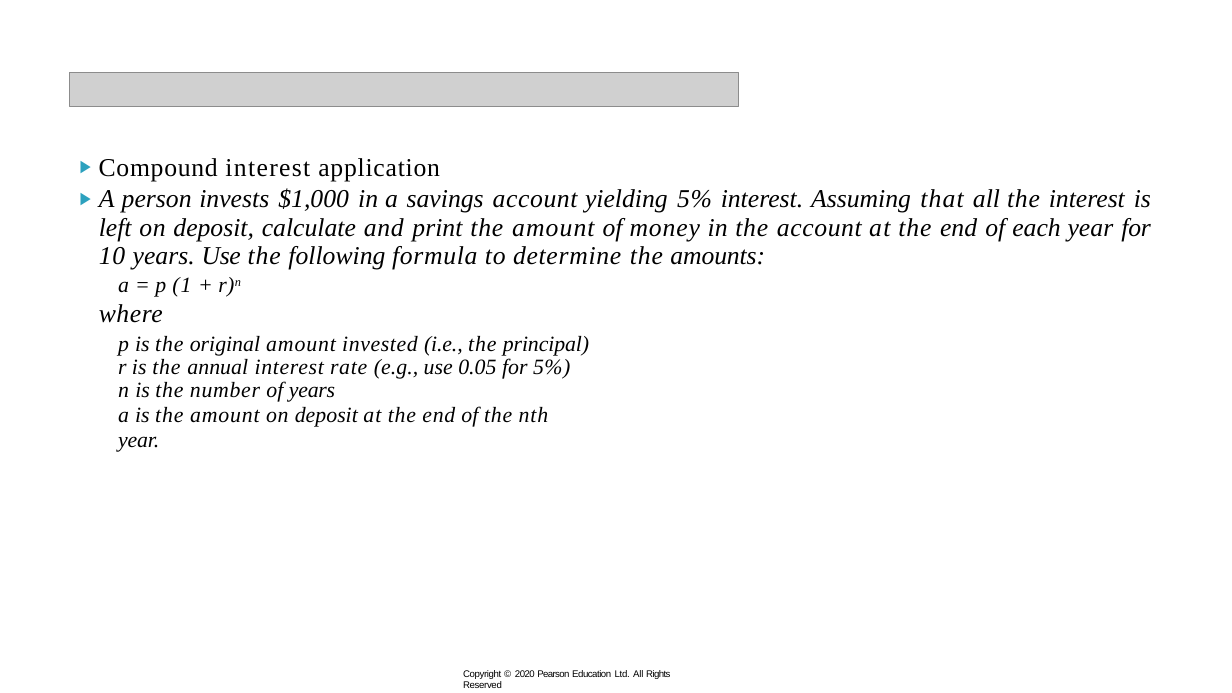
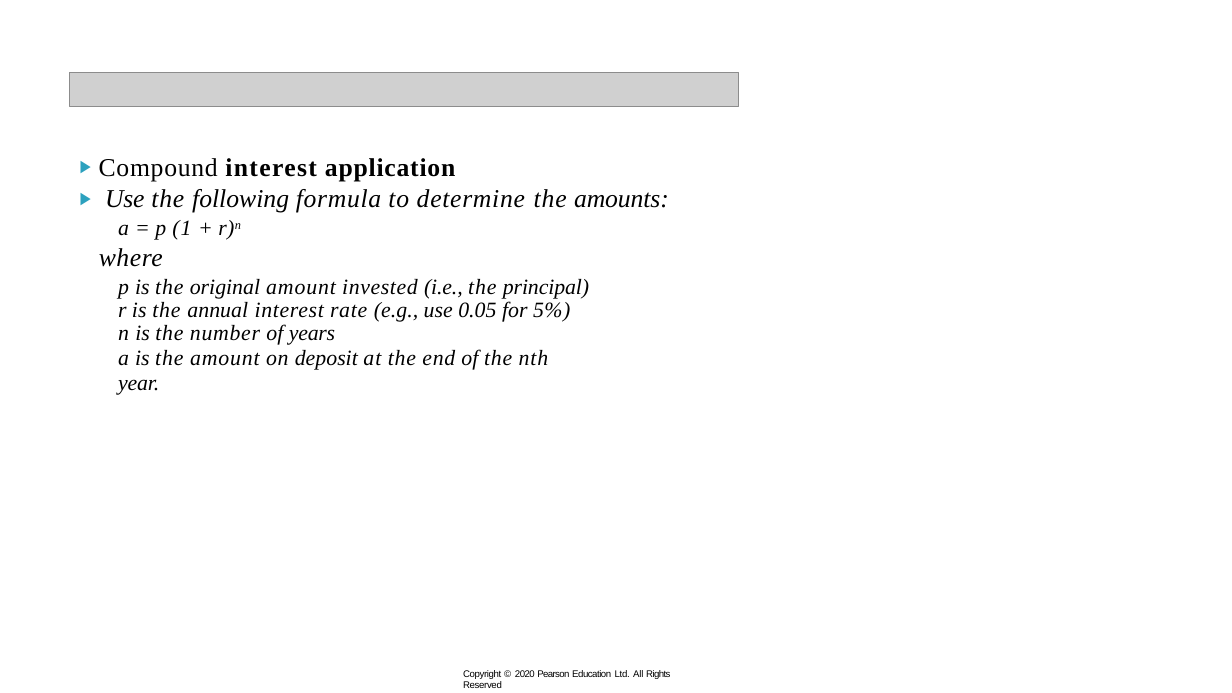
Before and after one commit to xiaoleibi/DMU26, a slide deck: slide 14 of ppt/uge39Loops_part1.pptx. Drawn at 1232x693 pixels with LibreOffice and Linux fonts; fonts in the diff are those of the drawing; grey boxes stand for pictures. Boxes give left, top, right and bottom in pixels: in the first picture for what was removed or moved away, otherwise in the second. Text is boxed around its words. In the diff, an @@ line names an element or a change of style, - is before the commit and + after.

```diff
--- a/ppt/uge39Loops_part1.pptx
+++ b/ppt/uge39Loops_part1.pptx
@@ text at [99,158,455,182]: bold on in "interest application" @@
@@ text at [105,189,669,213]: text changed @@
-▶ A person invests $1,000 in a savings account yielding 5% interest. Assuming that all the interest is left on deposit, calculate and print the amount of money in the account at the end of each year for 10 years. Use the following formula to determine the amounts:
+▶ Use the following formula to determine the amounts:
```
Also in this commit, not shown: 5 other slides changed, 1 slide added.
